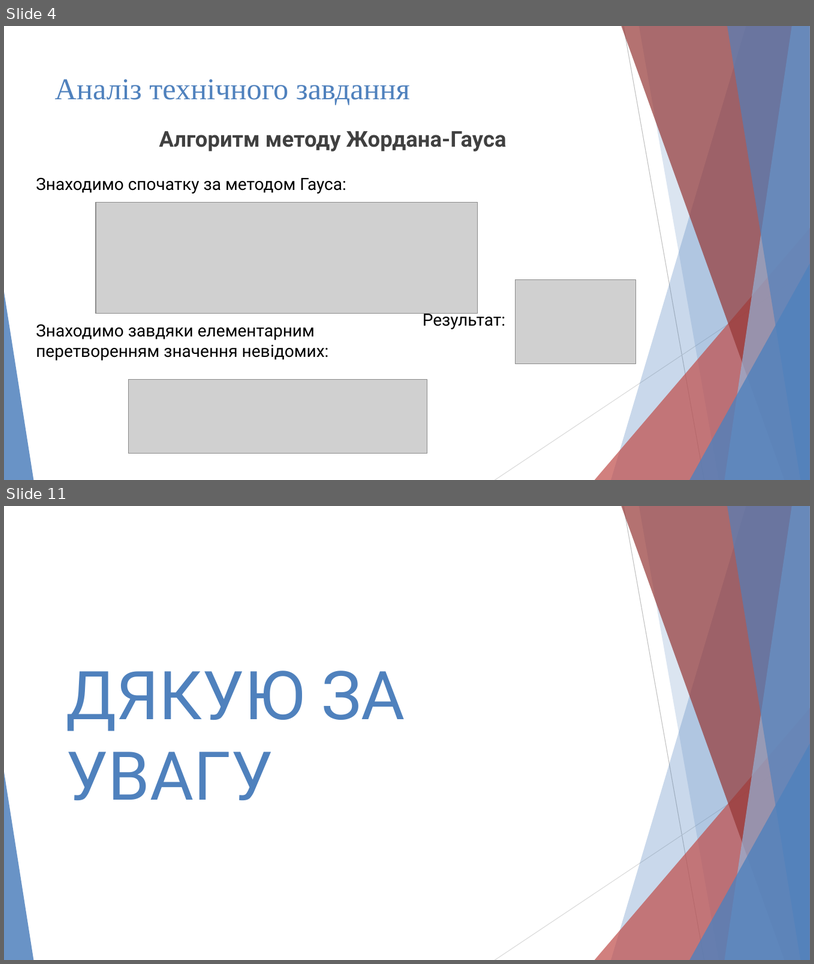
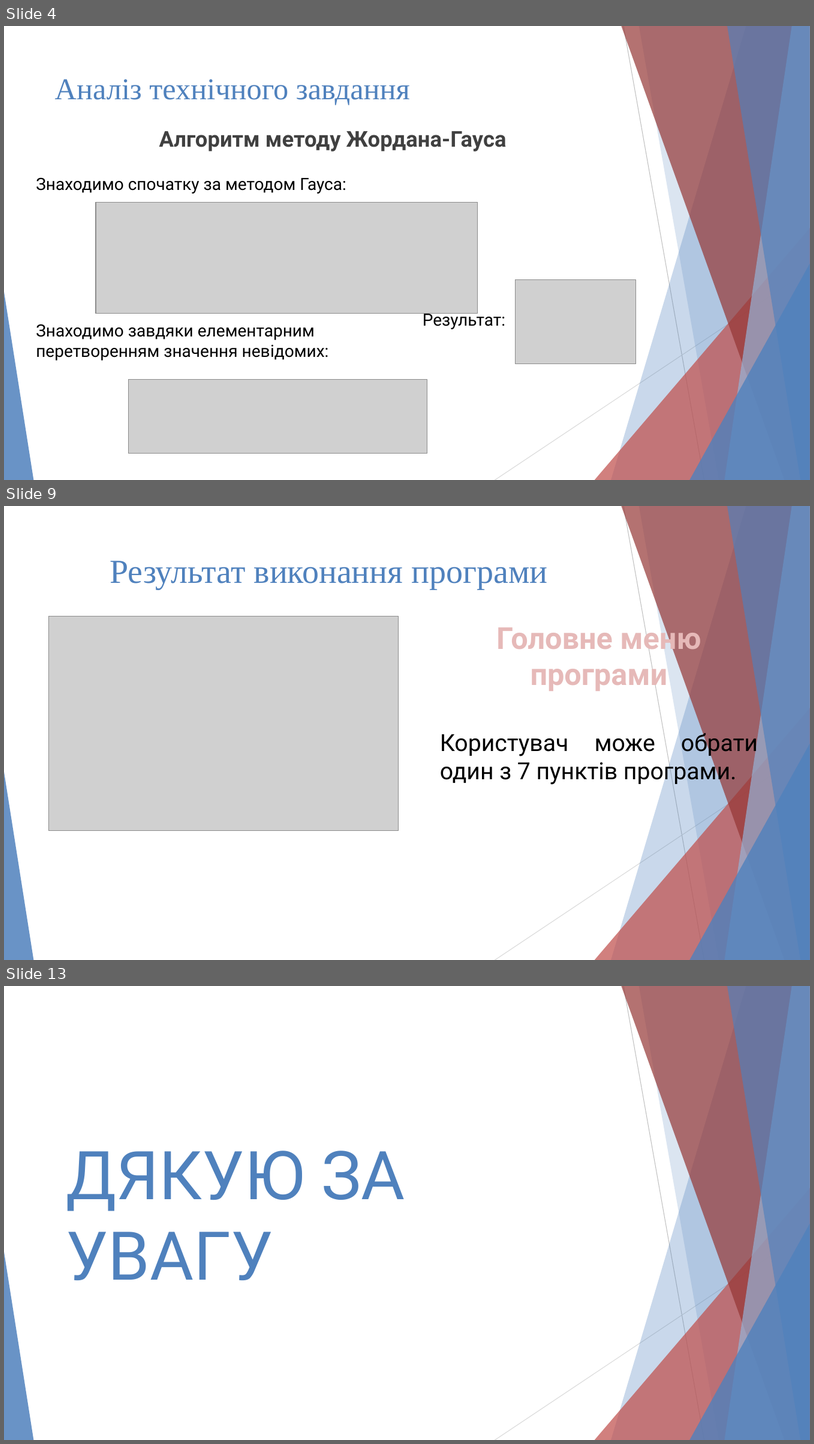
Before and after one commit to maxr96/Gauss-Jordan-Algorithm-, a slide deck: Project_CS-21-Maksym-Radchuk/docs/presentation.pptm. Shown one above the other, each under a label of ours: slides 4 and 11 before the commit, slides 4, 9 and 13 after it; the slides between them are not shown. The pictures are 814x964 and 814x1444 pixels, drawn with LibreOffice and Linux fonts; fonts in the diff are those of the drawing; grey boxes stand for pictures. Boxes give left, top, right and bottom in pixels: in the first picture for what was removed or moved away, otherwise in the second. Text is boxed around its words. In the diff, an @@ line names an element or a change of style, - is before the commit and + after.

```diff
--- a/Project_CS-21-Maksym-Radchuk/docs/presentation.pptm
+++ b/Project_CS-21-Maksym-Radchuk/docs/presentation.pptm
@@ slide 9 added at bbox=[4, 506, 810, 960], background #FFFFFF; not listed: 10 template elements that a slide beside it also shows @@
@@ title added at bbox=[110, 561, 548, 589], 40 pt, text #4F81BD @@
+Результат виконання програми
@@ picture added at bbox=[49, 616, 398, 831] @@
@@ text added at bbox=[440, 621, 758, 786], 28 pt, text #000000 @@
+Головне меню програми
+Користувач може обрати один з 7 пунктів програми.
@@ what was slide 11 is now slide 13 @@
```
Also in this commit, not shown: 6 slides changed, 2 other slides added, 1 slide removed, 14 other files.
